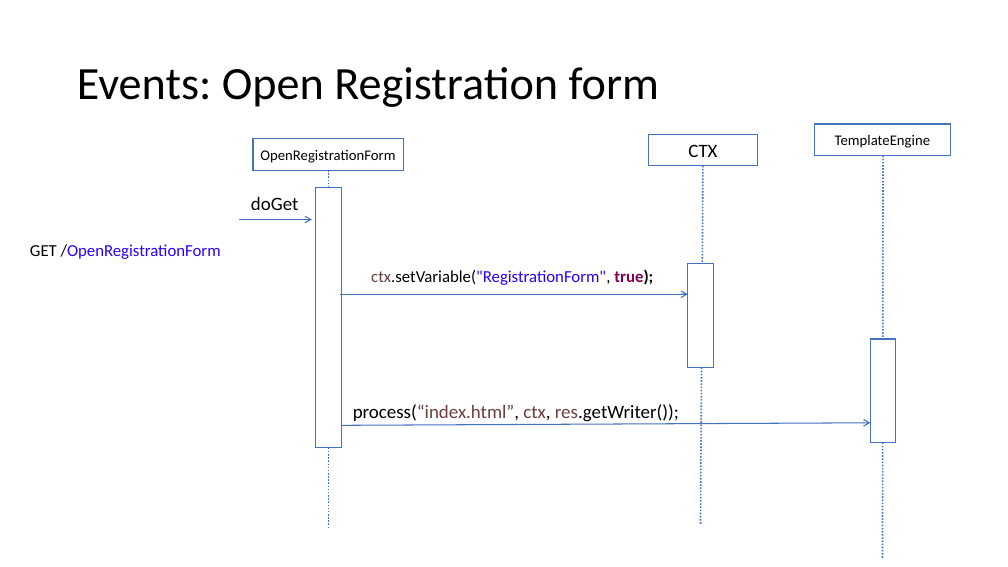
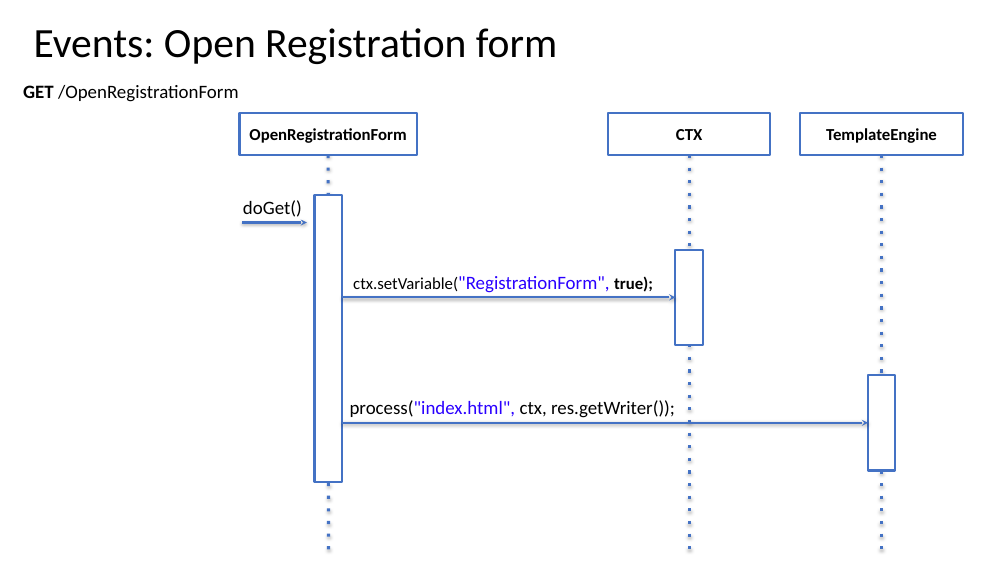
Before and after one commit to Giulsmoon/TecnologiePerIlWeb_Project1, a slide deck: slide 12 of Presentazioni Powerpoint/Progetto1_versione_PURE_HTML.pptx. Drawn at 1008x567 pixels with LibreOffice and Linux fonts; fonts in the diff are those of the drawing. Boxes give left, top, right and bottom in pixels: in the first picture for what was removed or moved away, otherwise in the second. Text is boxed around its words. In the diff, an @@ line names an element or a change of style, - is before the commit and + after.

Commit message:
finiti sequence diagrams pure html

```diff
--- a/Presentazioni Powerpoint/Progetto1_versione_PURE_HTML.pptx
+++ b/Presentazioni Powerpoint/Progetto1_versione_PURE_HTML.pptx
@@ title "Events: Open Registration form": place and size @@
-title "Events: Open Registration form" at (77,67,659,107)
+title "Events: Open Registration form" at (34,28,557,64)
@@ title "Events: Open Registration form" at (34,28,557,64): size 44 to 39.6 pt @@
@@ text "GET /OpenRegistrationForm": place and size @@
-text "GET /OpenRegistrationForm" at (30,244,221,259)
+text "GET /OpenRegistrationForm" at (23,85,239,102)
@@ text "GET /OpenRegistrationForm" at (23,85,239,102): size 16 to 18 pt; text colour #2A00FF to #000000 in "/OpenRegistrationForm"; bold on in "GET" @@
@@ rectangle "OpenRegistrationForm": place and size @@
-rectangle "OpenRegistrationForm" at (253,138,405,170)
+rectangle "OpenRegistrationForm" at (240,113,417,155)
@@ rectangle "OpenRegistrationForm" at (240,113,417,155): size 14 to 16 pt, bold on; alignment left to centre; outline #4472C4 1 pt to #4472C4 2 pt @@
@@ rectangle "CTX": place and size @@
-rectangle "CTX" at (649,135,758,166)
+rectangle "CTX" at (608,113,771,155)
@@ rectangle "CTX" at (608,113,771,155): size 18 to 16 pt, bold on; outline #4472C4 1 pt to #4472C4 2 pt @@
@@ rectangle "TemplateEngine": place and size @@
-rectangle "TemplateEngine" at (814,124,951,156)
+rectangle "TemplateEngine" at (801,113,963,155)
@@ rectangle "TemplateEngine" at (801,113,963,155): size 14 to 16 pt, bold on; outline #4472C4 1 pt to #4472C4 2 pt @@
@@ line moved from (329, 170) - (329, 529) to (328, 155) - (328, 552) @@
@@ line (328, 155) - (328, 552): stroke #4472C4 1.5 pt dashed to #4472C4 3 pt dashed @@
@@ line moved from (703, 166) - (701, 525) to (690, 155) - (690, 552) @@
@@ line (690, 155) - (690, 552): stroke #4472C4 1.5 pt dashed to #4472C4 3 pt dashed @@
@@ line moved from (883, 156) - (882, 559) to (882, 155) - (882, 552) @@
@@ line (882, 155) - (882, 552): stroke #4472C4 1.5 pt dashed to #4472C4 3 pt dashed @@
@@ text at (243,200,302,217): text changed @@
-doGet
+doGet()
@@ rectangle: place and size @@
-rectangle at (316,188,342,448)
+rectangle at (315,195,342,482)
@@ arrow moved from (240, 219) - (312, 219) to (242, 222) - (307, 222) @@
@@ arrow (242, 222) - (307, 222): stroke #4472C4 1 pt to #4472C4 2 pt; arrowheads changed @@
@@ text "ctx.setVariable("RegistrationForm", true);": place and size @@
-text "ctx.setVariable("RegistrationForm", true);" at (371,269,653,285)
+text "ctx.setVariable("RegistrationForm", true);" at (353,276,653,293)
@@ text "ctx.setVariable("RegistrationForm", true);" at (353,276,653,293): size 16 to 18 pt, text colour #6A3E3E to #000000, text colour #000000 to #2A00FF in "ctx.setVariable("RegistrationForm","; text colour #7F0055 to #000000 in "true);" @@
@@ rectangle: place and size @@
-rectangle at (688,263,713,368)
+rectangle at (675,250,702,345)
@@ arrow moved from (340, 294) - (688, 294) to (342, 297) - (675, 297) @@
@@ arrow (342, 297) - (675, 297): stroke #4472C4 1 pt to #4472C4 2 pt; arrowheads changed @@
@@ outline #4472C4 1 pt to #4472C4 2 pt in 3 elements at (315,195,342,482), (675,250,702,345), (868,375,895,470) @@
@@ rectangle: place and size @@
-rectangle at (870,339,895,443)
+rectangle at (868,375,895,470)
@@ text at (350,400,675,418): text changed @@
-process(“index.html”, ctx, res.getWriter());
+process("index.html", ctx, res.getWriter());
@@ arrow moved from (341, 426) - (870, 423) to (343, 423) - (868, 423) @@
@@ arrow (343, 423) - (868, 423): stroke #4472C4 1 pt to #4472C4 2 pt; arrowheads changed @@
```
Also in this commit, not shown: 10 other slides changed.
